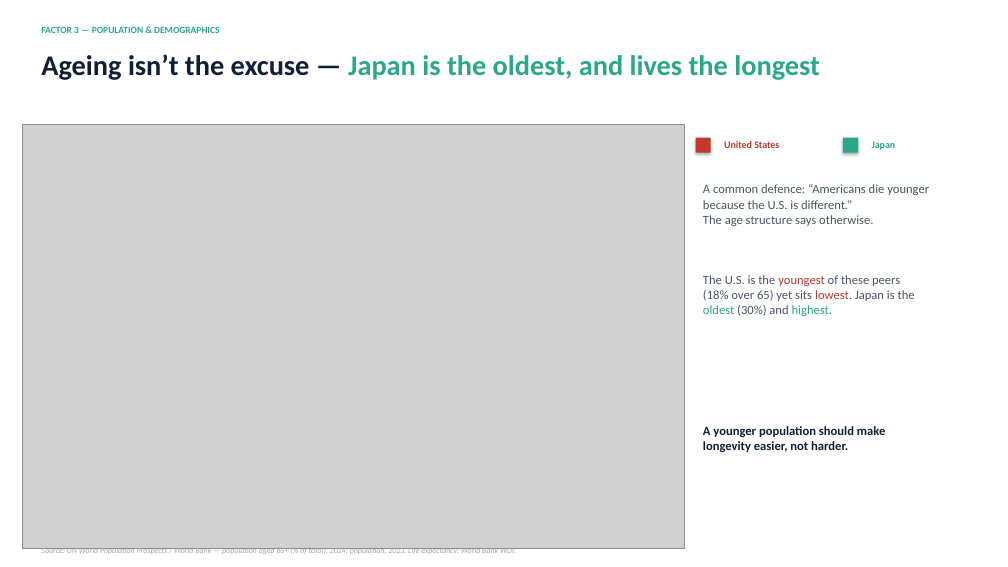
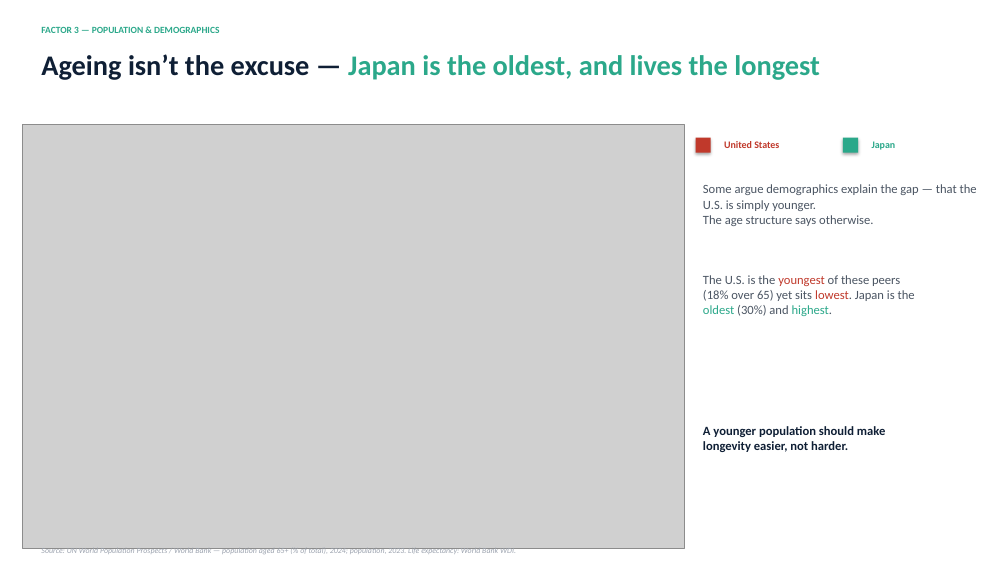
Before and after one commit to RonaldChibale/health-expenditure-analysis, a slide deck: slide 5 of health_expenditure_analysis.pptx. Drawn at 1008x567 pixels with LibreOffice and Linux fonts; fonts in the diff are those of the drawing; grey boxes stand for pictures. Boxes give left, top, right and bottom in pixels: in the first picture for what was removed or moved away, otherwise in the second. Text is boxed around its words. In the diff, an @@ line names an element or a change of style, - is before the commit and + after.

```diff
--- a/health_expenditure_analysis.pptx
+++ b/health_expenditure_analysis.pptx
@@ text at (703, 184, 977, 211): text changed @@
-A common defence: “Americans die younger
-because the U.S. is different.”
+Some argue demographics explain the gap — that the U.S. is simply younger.
```
Also in this commit, not shown: 3 other slides changed, 1 other file.
